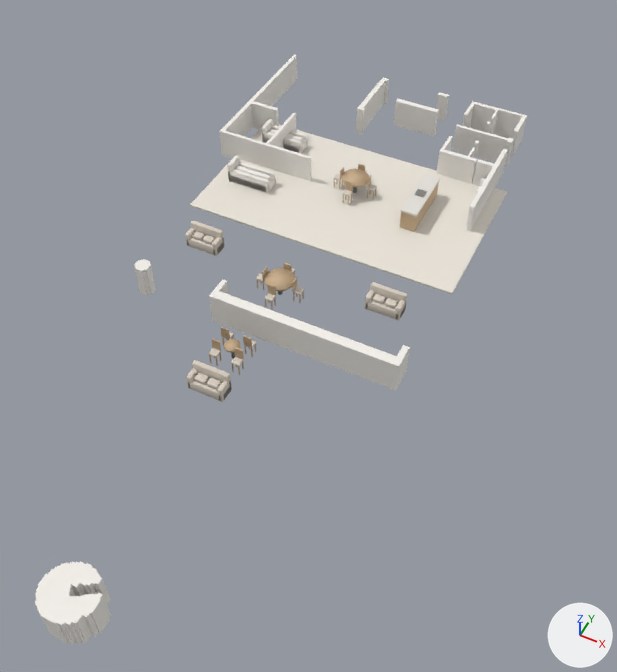
The glTF model models/alheli-tc.glb: old version first, new version second.
Both versions are drawn from a camera (50 mm lens) standing at (598.0, -654.0, 359.0) and looking at (455.0, -367.0, 1.0). Lighting does not change. The marker at lower right points along +X, +Y and +Z. The older version comes first. Vertices at exactly the same position are counted once.

Before the edit, the objects in view are built like this:
```python
me_floor_salon = bpy.data.meshes.new('floor_salon')
me_floor_salon.from_pydata(...)  # a box spanning x 335.0..515.0, y -300.0..-195.0, z 0.0..2.0
me_floor_salon.materials.append(mat_floor)  # white #ece6db
me_walls = bpy.data.meshes.new('walls')
me_walls.from_pydata(...)  # 496 vertices, 816 faces; spans x 326.0..513.0, y -570.0..-133.0, z 0.0..20.0
me_walls.materials.append(mat_plaster)  # white #f5f1eb
ob_floor_salon = bpy.data.objects.new('floor_salon', me_floor_salon)
ob_floor_salon.location = (0.0, 0.0, 0.0)
ob_walls = bpy.data.objects.new('walls', me_walls)
ob_walls.location = (0.0, 0.0, 0.0)
```
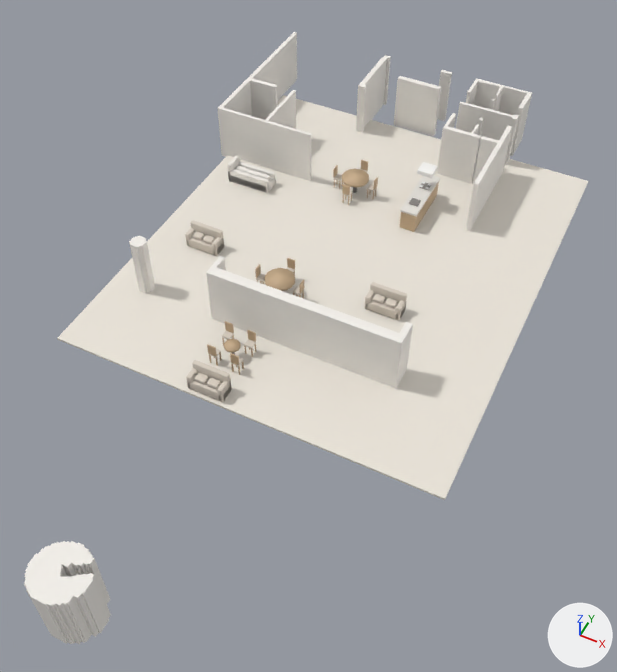
Boxes [x1, y1, x2, y2] around the edits, measured in the pictures (617 x 672 px):
```json
{"object": "floor_salon", "change": "moved, rescaled", "before": [190, 125, 507, 294], "after": [57, 95, 588, 500], "on screen": "67% wider, 139% taller"}
{"object": "walls", "change": "rescaled", "before": [35, 54, 527, 644], "after": [24, 32, 532, 644]}
{"object": "hood", "change": "added", "after": [417, 162, 438, 178]}
```

Edits to the scene script, one JSON object a line:
```json
{"block": "me_floor_salon", "where": "# used by ob_floor_salon; location = (0.0, 0.0, 0.0)"}
{"op": "remove", "block": "me_floor_salon", "code": "me_floor_salon.from_pydata(...)  # 8 vertices, 12 faces; spans x 335.0..515.0, y -300.0..-195.0, z 0.0..2.0"}
{"op": "add", "block": "me_floor_salon", "code": "me_floor_salon.from_pydata(...)  # 8 vertices, 12 faces; spans x 330.0..560.0, y -432.0..-160.0, z 0.0..2.0"}
{"block": "me_floor_salon", "change": "me_floor_salon part 1: the whole mesh is scaled about its middle by (1.28, 2.59, 1), then moved by (20.0, -48.0, 0.0)"}
{"block": "me_walls", "where": "# used by ob_walls; location = (0.0, 0.0, 0.0)"}
{"op": "remove", "block": "me_walls", "code": "me_walls.from_pydata(...)  # 496 vertices, 816 faces; spans x 326.0..513.0, y -570.0..-133.0, z 0.0..20.0"}
{"op": "add", "block": "me_walls", "code": "me_walls.from_pydata(...)  # 496 vertices, 816 faces; spans x 326.0..513.0, y -570.0..-133.0, z 0.0..38.0"}
{"block": "me_walls", "change": "me_walls part 2: the whole mesh is scaled about the mesh origin by (1, 1, 1.9)"}
{"op": "add", "block": "me_cube_042_1", "code": ["me_cube_042_1 = bpy.data.meshes.new('Cube.042')", "me_cube_042_1.from_pydata(...)  # 56 vertices, 108 faces; spans x 465.0..475.0, y -237.0..-227.0, z 27.6..30.6", "me_cube_042_1.materials.append(mat_white)  # white #fbf9f6"]}
{"op": "add", "block": "ob_hood", "code": ["ob_hood = bpy.data.objects.new('hood', me_cube_042_1)", "ob_hood.location = (0.0, 0.0, 0.0)"]}
```
